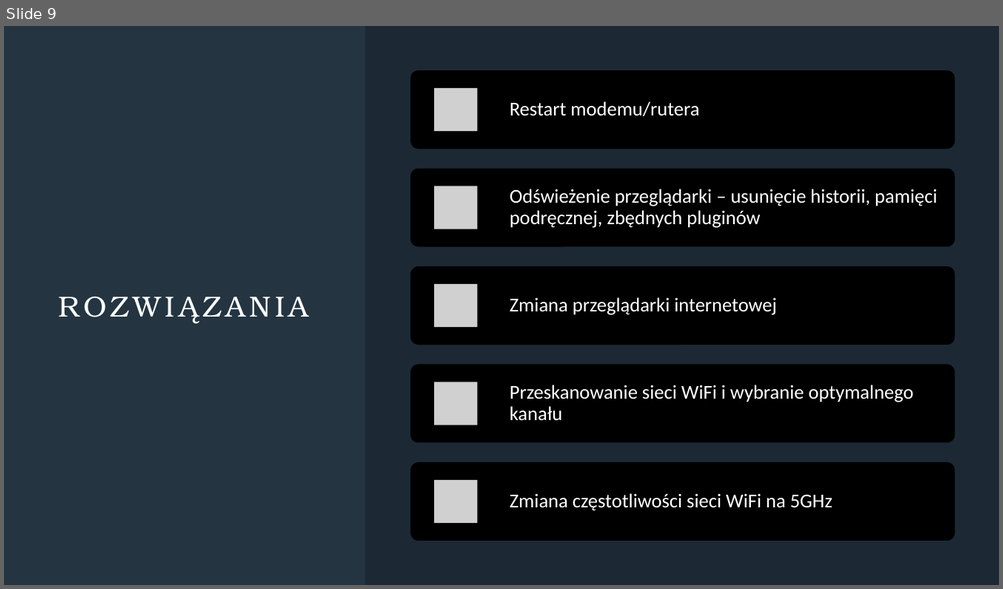
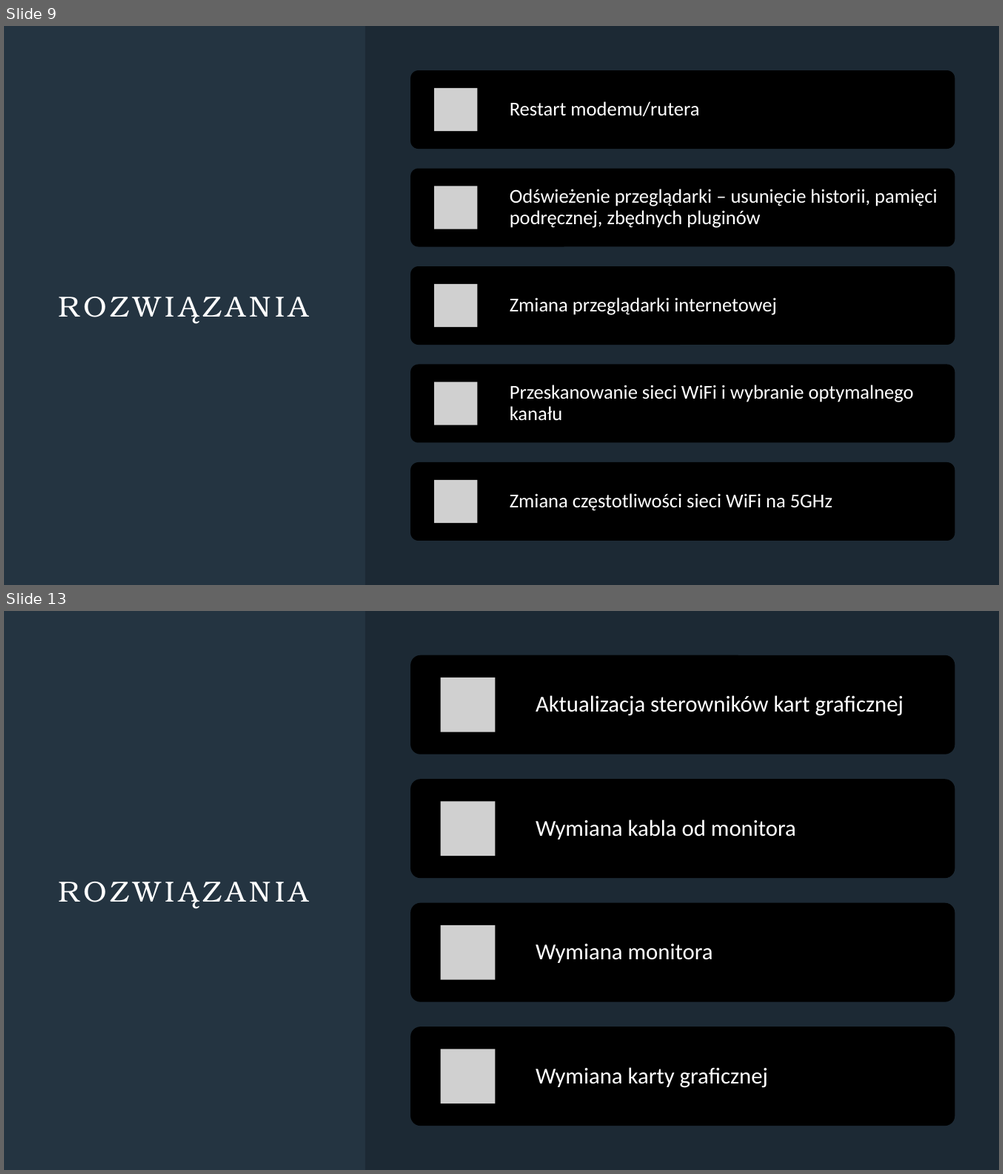
Before and after one commit to blackbat13/cs-lut, a slide deck: Typowe problemy z komputerem.pptx. Shown one above the other, each under a label of ours: slide 9 before the commit, slides 9 and 13 after it; the slides between them are not shown. The pictures are 1003x589 and 1003x1174 pixels, drawn with LibreOffice and Linux fonts; fonts in the diff are those of the drawing; grey boxes stand for pictures. Boxes give left, top, right and bottom in pixels: in the first picture for what was removed or moved away, otherwise in the second. Text is boxed around its words. In the diff, an @@ line names an element or a change of style, - is before the commit and + after.

```diff
--- a/Typowe problemy z komputerem.pptx
+++ b/Typowe problemy z komputerem.pptx
@@ slide 13 added at bbox=[4, 611, 999, 1170], background #243441 @@
@@ rectangle added at bbox=[365, 611, 999, 1170], fill #000000 at 20% opacity @@
@@ title added at bbox=[59, 882, 309, 908], 28 pt, text #FFFFFF @@
+ROZWIĄZANIA
@@ group added at bbox=[410, 655, 955, 1127]: 4 rounded rectangles, 4 pictures, 4 texts @@
+Aktualizacja sterowników kart graficznej
+Wymiana kabla od monitora
+Wymiana monitora
+Wymiana karty graficznej
```
Also in this commit, not shown: 1 slide changed, 2 other slides added, 1 slide removed.
